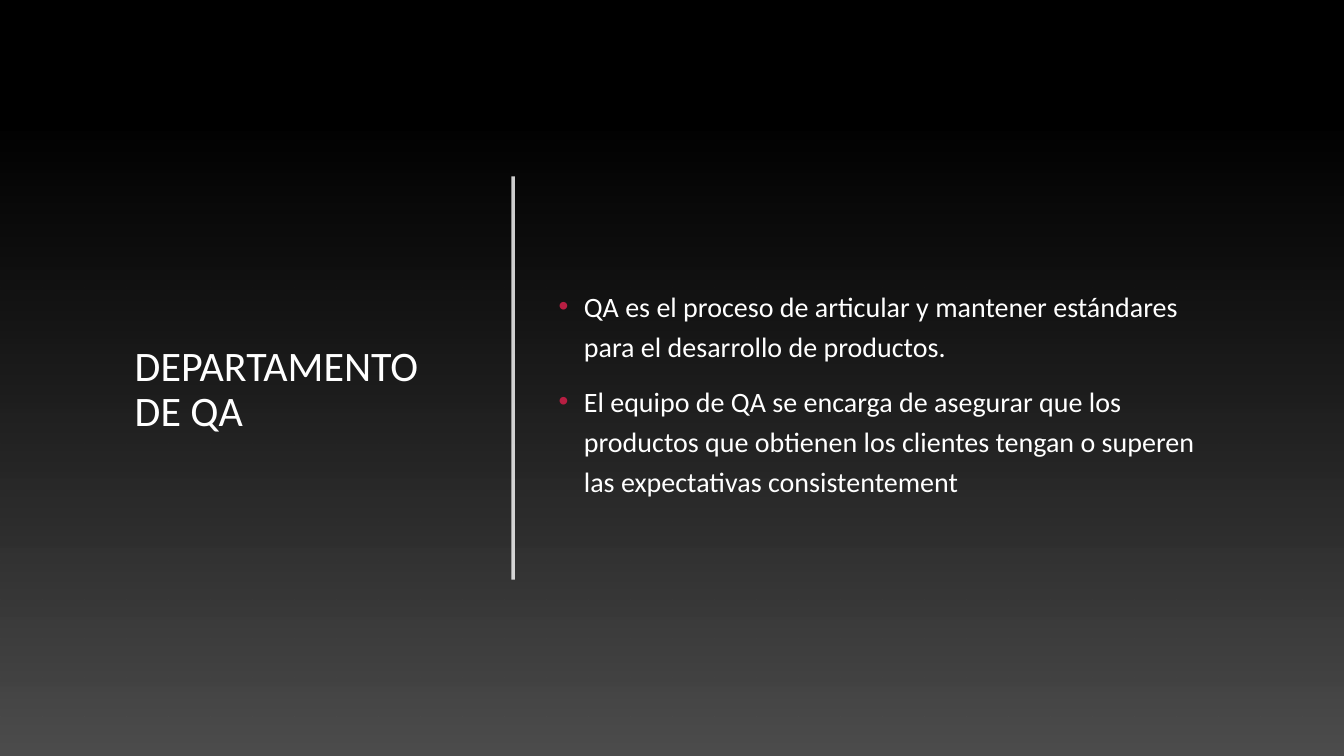
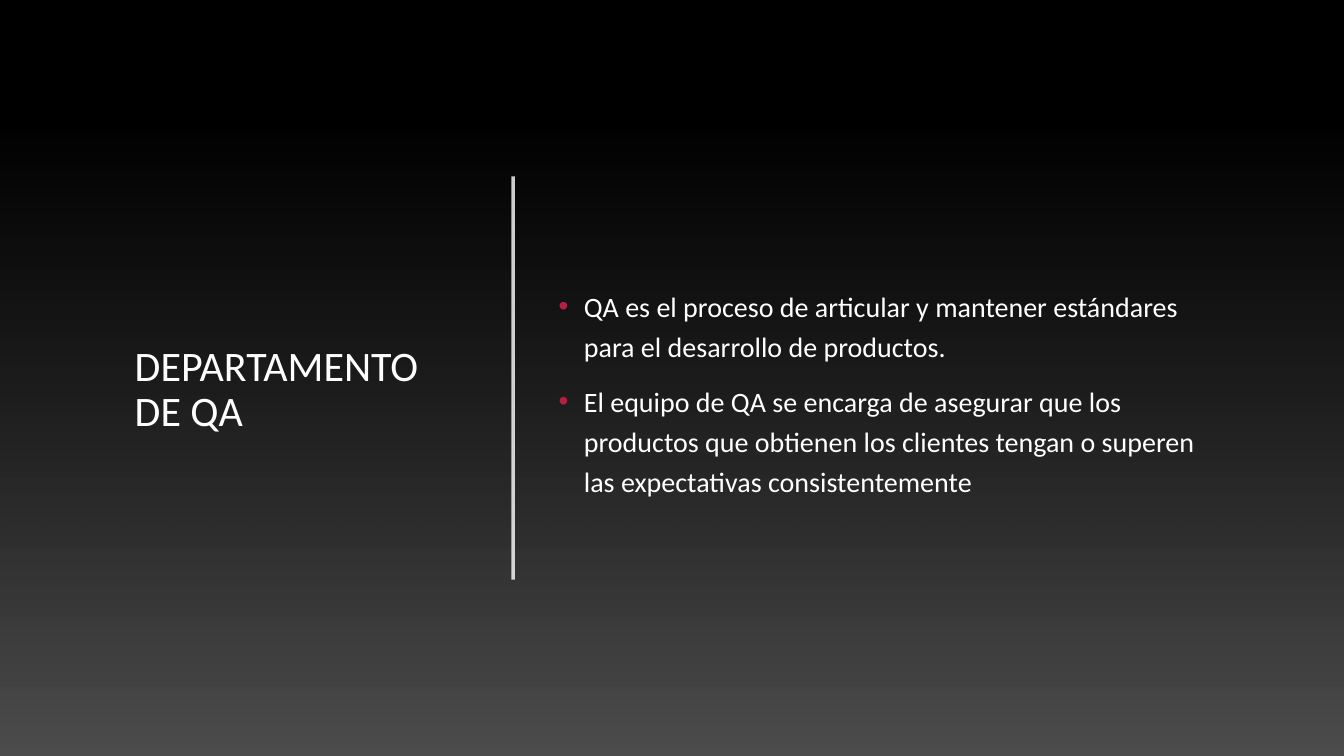
Before and after one commit to hdelreal/CypressTutorial, a slide deck: slide 6 of QA Automation.pptx. Drawn at 1344x756 pixels with LibreOffice and Linux fonts; fonts in the diff are those of the drawing; background and template pictures are left out. Boxes give left, top, right and bottom in pixels: in the first picture for what was removed or moved away, otherwise in the second. Text is boxed around its words. In the diff, an @@ line names an element or a change of style, - is before the commit and + after.

```diff
--- a/QA Automation.pptx
+++ b/QA Automation.pptx
@@ text at bbox=[584, 392, 1194, 497]: text changed @@
-• El equipo de QA se encarga de asegurar que los productos que obtienen los clientes tengan o superen las expectativas consistentement
+• El equipo de QA se encarga de asegurar que los productos que obtienen los clientes tengan o superen las expectativas consistentemente
```
Also in this commit, not shown: 3 slides added, 1 slide removed.
